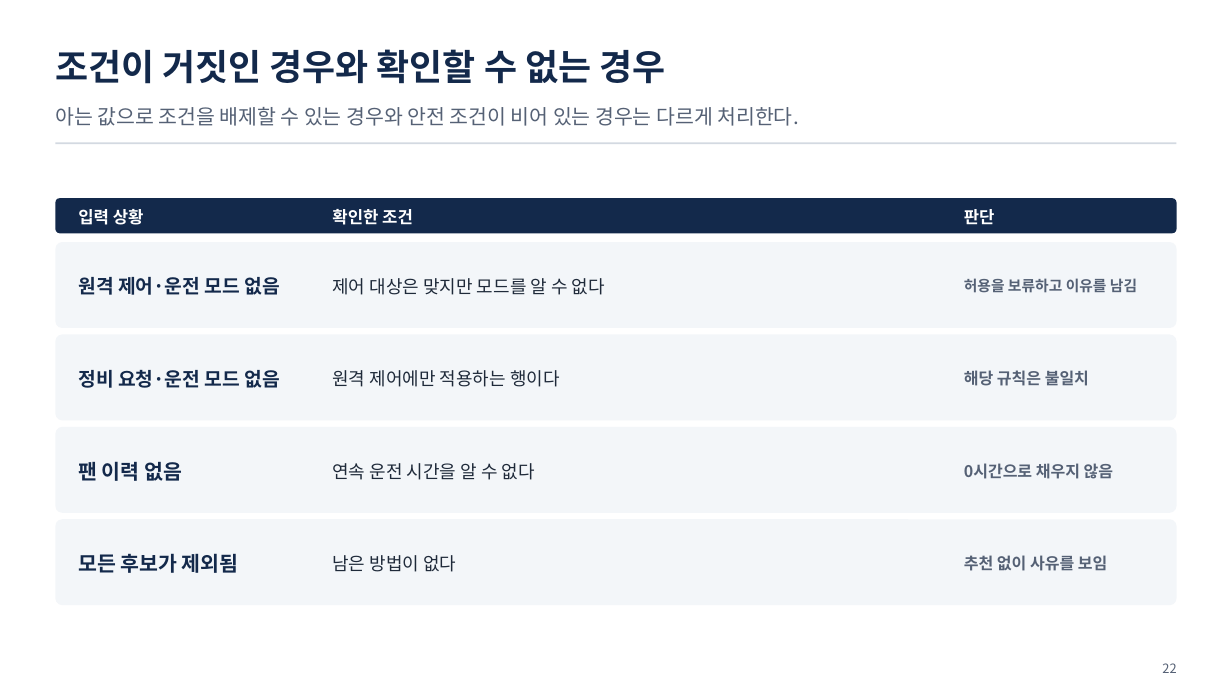
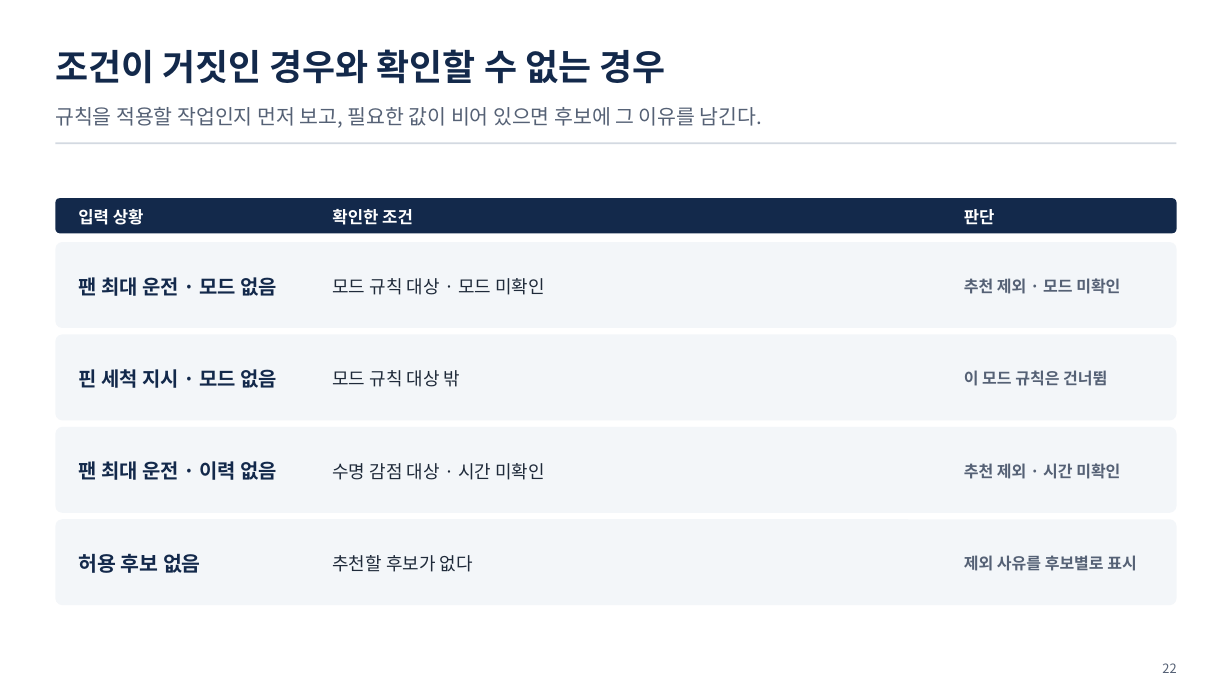
Before and after one commit to uengine-oss/hyd-iot-edu, a slide deck: slide 22 of workspace/강의제작/산출물/통합반/이론_오프라인/03회차/통합반_오프라인_03회차.pptx. Drawn at 1232x693 pixels with LibreOffice and Linux fonts; fonts in the diff are those of the drawing. Boxes give left, top, right and bottom in pixels: in the first picture for what was removed or moved away, otherwise in the second. Text is boxed around its words. In the diff, an @@ line names an element or a change of style, - is before the commit and + after.

```diff
--- a/workspace/강의제작/산출물/통합반/이론_오프라인/03회차/통합반_오프라인_03회차.pptx
+++ b/workspace/강의제작/산출물/통합반/이론_오프라인/03회차/통합반_오프라인_03회차.pptx
@@ text at (55,107,763,128): text changed @@
-아는 값으로 조건을 배제할 수 있는 경우와 안전 조건이 비어 있는 경우는 다르게 처리한다.
+규칙을 적용할 작업인지 먼저 보고, 필요한 값이 비어 있으면 후보에 그 이유를 남긴다.
@@ text at (78,277,278,296): text changed; size 15 to 15.5 pt @@
-원격 제어·운전 모드 없음
+팬 최대 운전 · 모드 없음
@@ text at (332,278,545,295): text changed @@
-제어 대상은 맞지만 모드를 알 수 없다
+모드 규칙 대상 · 모드 미확인
@@ text at (964,278,1120,294): text changed; size 11.5 to 12.5 pt @@
-허용을 보류하고 이유를 남김
+추천 제외 · 모드 미확인
@@ text at (78,369,278,388): text changed; size 15 to 15.5 pt @@
-정비 요청·운전 모드 없음
+핀 세척 지시 · 모드 없음
@@ text at (332,370,461,387): text changed @@
-원격 제어에만 적용하는 행이다
+모드 규칙 대상 밖
@@ text at (964,370,1107,386): text changed @@
-해당 규칙은 불일치
+이 모드 규칙은 건너뜀
@@ text at (78,461,278,480): text changed; size 16 to 15.5 pt @@
-팬 이력 없음
+팬 최대 운전 · 이력 없음
@@ text at (332,463,545,480): text changed @@
-연속 운전 시간을 알 수 없다
+수명 감점 대상 · 시간 미확인
@@ text at (964,463,1120,479): text changed @@
-0시간으로 채우지 않음
+추천 제외 · 시간 미확인
@@ text at (78,553,201,573): text changed @@
-모든 후보가 제외됨
+허용 후보 없음
@@ text at (332,555,473,572): text changed @@
-남은 방법이 없다
+추천할 후보가 없다
@@ text at (964,555,1136,571): text changed @@
-추천 없이 사유를 보임
+제외 사유를 후보별로 표시
```
Also in this commit, not shown: 4 other slides changed, 9 other files.
